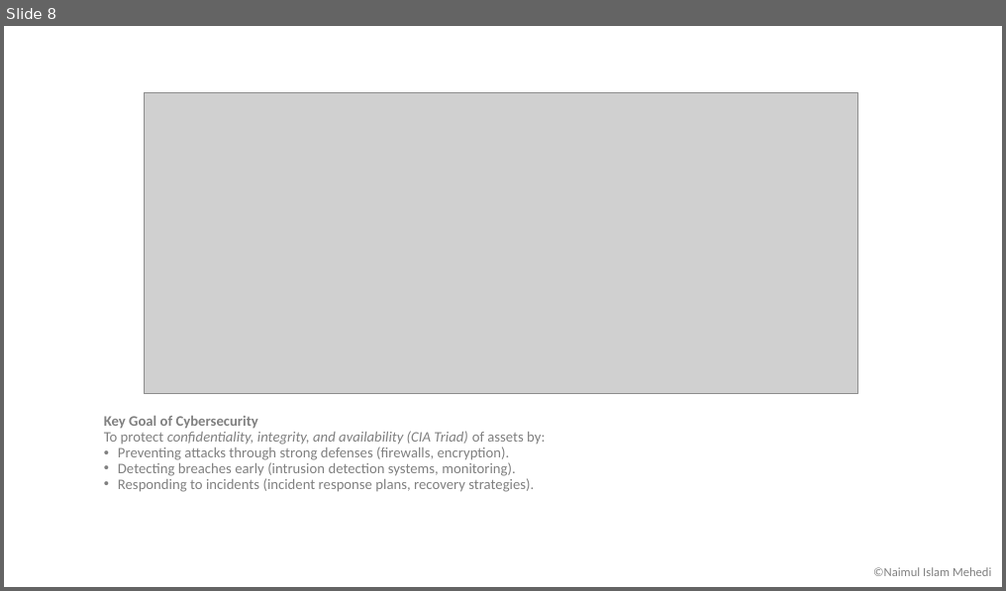
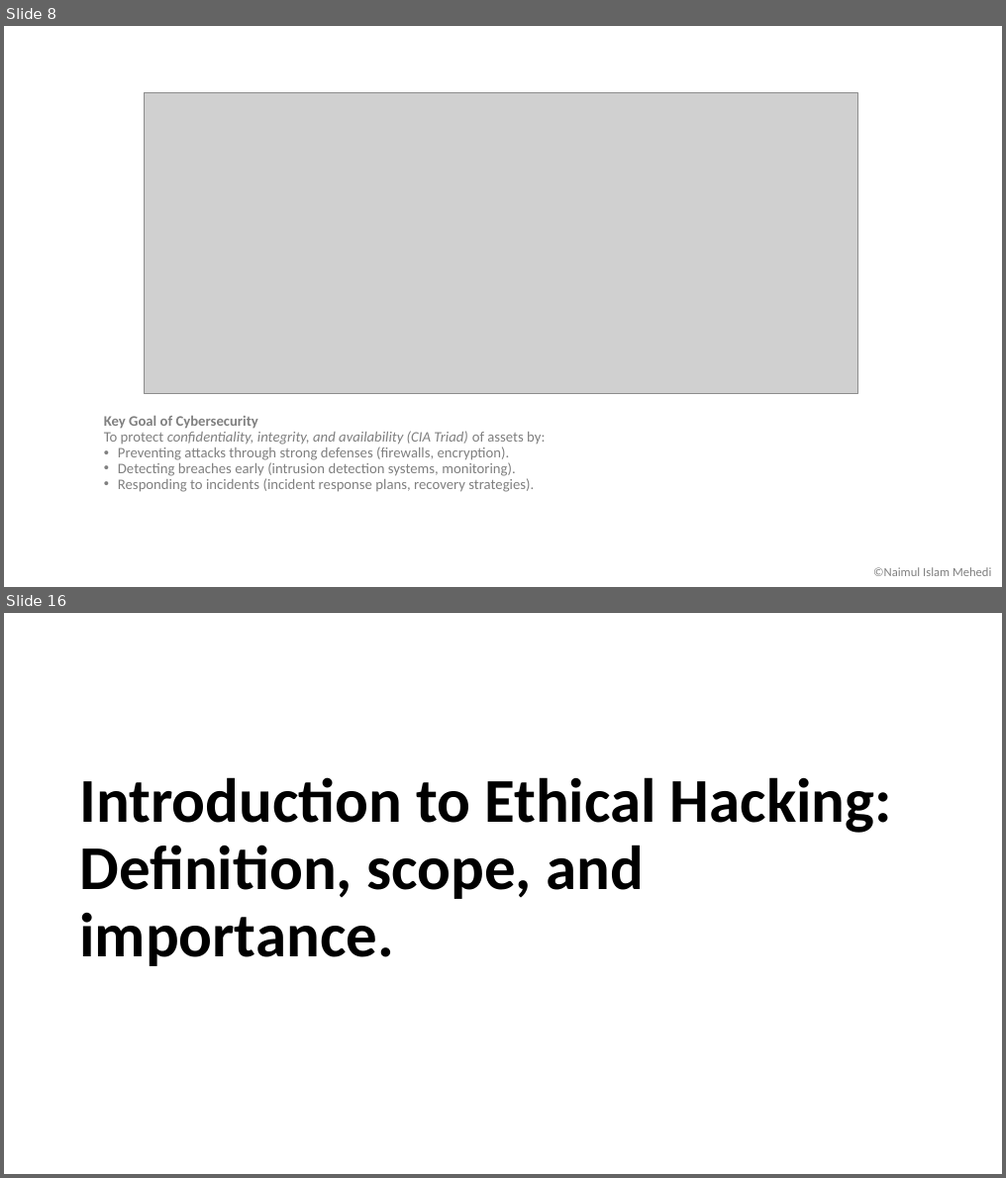
Before and after one commit to MehediAndInterface/Cyber-Security, a slide deck: Module 1 - Introduction to Cybersecurity/1. Introduction to Cybersecurity.pptx. Shown one above the other, each under a label of ours: slide 8 before the commit, slides 8 and 16 after it; the slides between them are not shown. The pictures are 1006x591 and 1006x1178 pixels, drawn with LibreOffice and Linux fonts; fonts in the diff are those of the drawing; grey boxes stand for pictures. Boxes give left, top, right and bottom in pixels: in the first picture for what was removed or moved away, otherwise in the second. Text is boxed around its words. In the diff, an @@ line names an element or a change of style, - is before the commit and + after.

```diff
--- a/Module 1 - Introduction to Cybersecurity/1. Introduction to Cybersecurity.pptx
+++ b/Module 1 - Introduction to Cybersecurity/1. Introduction to Cybersecurity.pptx
@@ slide 16 added at box(4, 613, 1002, 1174), background #FFFFFF @@
@@ title added at box(79, 777, 892, 966), 60 pt, text #000000, bold @@
+Introduction to Ethical Hacking: Definition, scope, and importance.
```
Also in this commit, not shown: 13 other slides added, 4 other files.
